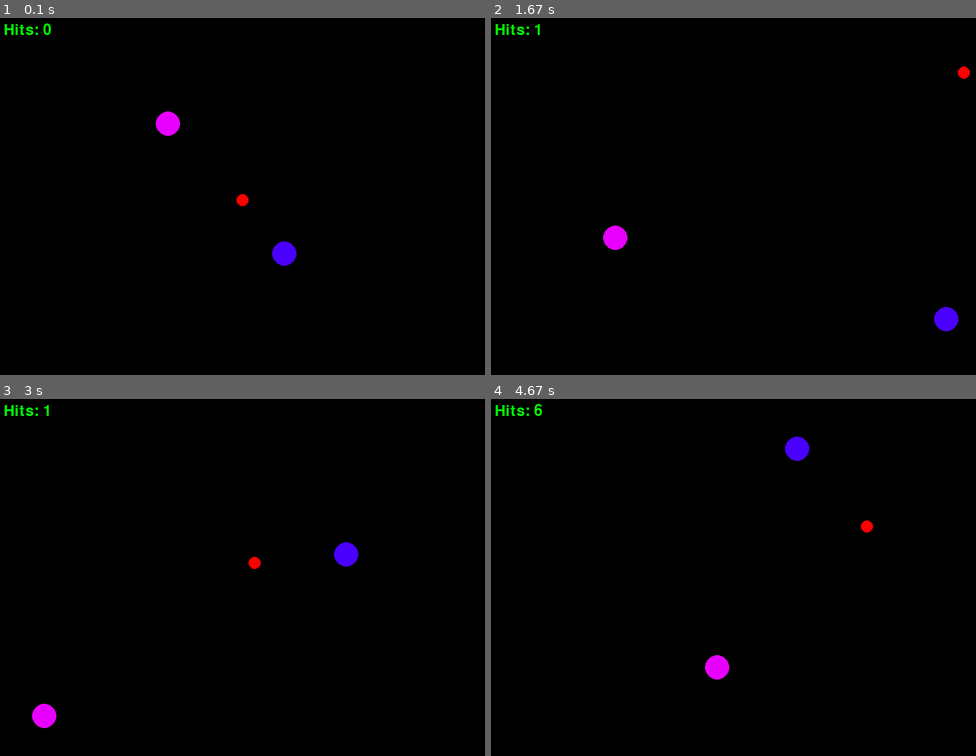
Above: before the commit, frames 1-4 (two rows, left to right).
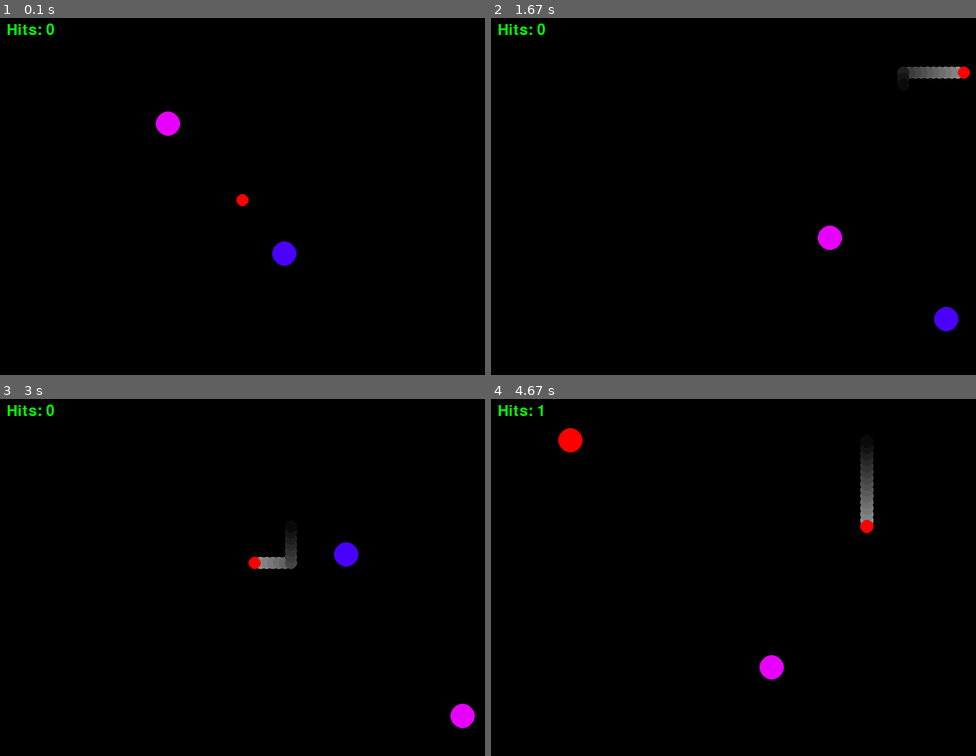
Above: after the commit, the same moments.

Repository: KarinaJadia/Other-Projects
Game: pygame game, started from dodgeball.py
Two runs of this game, one before a commit and one after it. Both use one fixed random seed, a clock stepped at 60 frames per second and the inputs below.
Inputs:
- Up to frame 1 (0.1 s): type "2 (at the terminal prompt)" at 0 s
- Up to frame 2 (1.67 s): tap W at 0.33 s; hold Right 0.67-1.13 s; hold Up 1.17-1.47 s; hold Right from 1.5 s (still down)
- Up to frame 3 (3 s): release Right at 1.97 s; hold Left 2-2.53 s; hold Down 2.57-2.87 s; hold Left from 2.9 s (still down)
- Up to frame 4 (4.67 s): release Left at 3.3 s; hold Up 3.33-3.7 s; hold Right 3.73-4.37 s; hold Down from 4.4 s (still down)

The runs differ from the first frame. In frame 1, 0.2% of the frame differs, in the area x 0-12%, y 1-5%; in frame 2, 1.1%; in frame 3, 1.1%; in frame 4, 1.8%, in the area x 0-79%, y 1-79%.

Commit message:
made dodgeball a little better

Diff:
--- a/dodgeball.py
+++ b/dodgeball.py
@@ -1,15 +1,19 @@
 import pygame
 import sys
 import random
-
-amount = int(input('how many balls: '))
-
-pygame.init()
 
 # important ball variables
 WIDTH, HEIGHT = 800, 600
 BALL_RADIUS = 20
 FPS = 60
+BLINK_TIME = 50 # how long the ball blinks for when hit
+MAX_HITS = 100
+
+print('\nwelcome to dodgeball! use the arrow keys or WASD to avoid the balls')
+print(f'the more balls you hit, the larger you get. if you get hit {MAX_HITS} times, game over!')
+amount = int(input('\nhow many balls: '))
+
+pygame.init()
 
 # window
 screen = pygame.display.set_mode((WIDTH, HEIGHT))
@@ -20,8 +24,16 @@
 # stores the balls
 balls = []
 
-# player position
-user_ball = {"x": WIDTH/2, "y": HEIGHT/2, "hits":0, "trail":[(),(),(),(),()]}
+# player position and trail
+user_ball = {"x": WIDTH/2, "y": HEIGHT/2, "hits":0, "radius": 10}
+trail = [(WIDTH/2, HEIGHT/2) for i in range(15)]
+trail_radius = [10 for i in range(15)]
+
+# updates the trail by adding the newest element to the beginning (this is a walmart queue)
+def update_trail(x, lis):
+    lis.insert(0, x)
+    lis.pop(len(lis)-1)
+    return lis
 
 # creates the balls as a dictionary
 for _ in range(amount):
@@ -30,6 +42,7 @@
         "y": random.randint(BALL_RADIUS, HEIGHT - BALL_RADIUS),
         "color": (random.randint(0, 255), 0, 255),
         "speed": [random.randint(1,5), random.randint(1,5)],
+        "hit": 0 # basically tracks if the ball's been hit like a timer so that it can blink
     }
     balls.append(ball)
 
@@ -41,6 +54,11 @@
         if event.type == pygame.QUIT:
             pygame.quit()
             sys.exit()
+
+    if user_ball["radius"] == MAX_HITS:
+        print('\ngame over!\n')
+        pygame.quit()
+        sys.exit()
 
     # update ball positions
     for ball in balls:
@@ -55,22 +73,25 @@
 
     # collisions
     for i in range(len(balls)):
+        ball = balls[i]
+
+        # for changing the ball colors
+        if ball["hit"] > 0:
+            ball["hit"] = ball["hit"] + 1
+        if ball["hit"] == BLINK_TIME:
+            ball["hit"] = 0
 
         # handles collisions with user's ball
-        ball = balls[i]
         dis = ((ball["x"] - user_ball["x"]) ** 2 + (ball["y"] - user_ball["y"]) ** 2) ** 0.5
-        if dis < 35:
+        if dis < user_ball["radius"] or dis < 30:
             user_ball["hits"] += 1
+            user_ball["radius"] += 1
 
-            # trying to make the collisions realistic
-            if ball["x"] + user_ball["x"] > 0.5 * (ball["y"] + user_ball["y"]):
-                ball["speed"][0] = ball["speed"][0] * -1
-            elif ball["y"] + user_ball["y"] > 0.5 * (ball["x"] + user_ball["x"]):
-                ball["speed"][1] = ball["speed"][1] * -1
-            else:
-                ball["speed"][0] = ball["speed"][0] * -1
-                ball["speed"][1] = ball["speed"][1] * -1
+            ball["x"] = random.randint(BALL_RADIUS, WIDTH - BALL_RADIUS)
+            ball["y"] = random.randint(BALL_RADIUS, HEIGHT - BALL_RADIUS)
+            ball["hit"] = ball["hit"] + 1
 
+        # handles collisions between dodgeballs
         for j in range(i + 1, len(balls)):
             ball1, ball2 = balls[i], balls[j]
             distance = ((ball1["x"] - ball2["x"]) ** 2 + (ball1["y"] - ball2["y"]) ** 2) ** 0.5
@@ -96,15 +117,27 @@
     # score text
     text = font.render(f'Hits: {user_ball["hits"]}', True, "green", "black")
     textRect = text.get_rect()
-    textRect.center = (45, 20)
+    textRect.center = (50, 20)
     screen.blit(text, textRect)
 
+    # makes the trail
+    trail = update_trail((user_ball["x"], user_ball["y"]), trail)
+    trail_radius = update_trail(user_ball["radius"], trail_radius)
+    for i in range(len(trail)):
+        pygame.draw.circle(screen, (150-i*10, 150-i*10, 150-i*10), (trail[i]), trail_radius[i])
+
     # user's ball
-    pygame.draw.circle(screen, "red", (user_ball["x"], user_ball["y"]), 10)
+    pygame.draw.circle(screen, "red", (user_ball["x"], user_ball["y"]), user_ball["radius"])
 
-    # makes the balls
+    blink = ['1','2','3','4','5','6']
+    # makes the dodgeballs
     for ball in balls:
-        pygame.draw.circle(screen, ball["color"], (int(ball["x"]), int(ball["y"])), BALL_RADIUS)
+        if str(ball["hit"])[-1] in blink:
+            pygame.draw.circle(screen, "red", (int(ball["x"]), int(ball["y"])), BALL_RADIUS)
+        elif ball["hit"] > 0:
+            pygame.draw.circle(screen, "black", (int(ball["x"]), int(ball["y"])), BALL_RADIUS)
+        else:
+            pygame.draw.circle(screen, ball["color"], (int(ball["x"]), int(ball["y"])), BALL_RADIUS)
 
     pygame.display.update()
     clock.tick(FPS)
